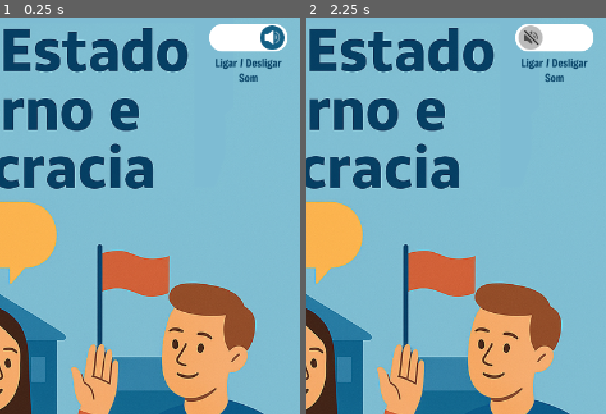
Above: before the commit, frames 1-2 (left to right).
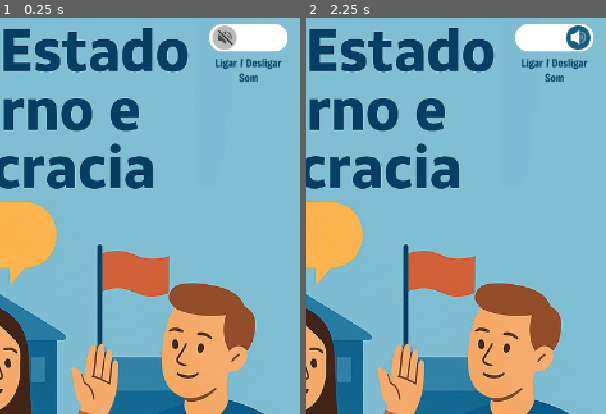
Above: after the commit, the same moments.

Repository: GabrielFerreiraSilva/projeto-computacao-grafica
Game: Godot game, scene res://main.tscn
Two runs of this game, one before a commit and one after it. Both use one fixed random seed, a clock stepped at 60 frames per second and the inputs below. Video files are missing from this copy of the repository; at most half a second of black plays in their place.
Inputs (mouse positions are % of the whole screen's width and height, from its top left):
- Up to frame 1 (0.25 s): no input
- Up to frame 2 (2.25 s): click (91, 3) at 0.5 s; click (91, 3) at 1.25 s; click (91, 3) at 2 s
The pictures show only the part of the screen within x 50-100%, y 0-50%; the shares and areas given below are measured in that part.

The runs differ from the first frame. In frame 1, 0.8% of the frame differs, in the area x 71-95%, y 1-9%; in frame 2, 0.8%.

Commit message:
Realizando atualizações

Diff:
--- a/main.gd
+++ b/main.gd
@@ -132,10 +132,11 @@
 func _configurar_audio_inicial():
 	bgm_player.stream = musica_fundo
 	bgm_player.volume_db = -23
-	if SoundManager.is_sound_enabled:
-		bgm_player.play()
+
+	bgm_player.play()
 
 	_on_sound_state_changed(SoundManager.is_sound_enabled)
+
 	play_page_sound()
 
 func _atualizar_ui():
--- a/pagina_6.gd
+++ b/pagina_6.gd
@@ -7,6 +7,7 @@
 @export var video_container: Control
 @export var video_player: VideoStreamPlayer
 @export var botao_play_pause: TextureButton
+@export var instrucao_video: TextureRect
 
 var textura_play = preload("res://imagens/pagina6/bt_play.png")
 var textura_pause = preload("res://imagens/pagina6/bt_pause.png")
--- a/pagina_6.tscn
+++ b/pagina_6.tscn
@@ -1,8 +1,9 @@
-[gd_scene load_steps=12 format=3 uid="uid://ci5qcu55p1bxm"]
+[gd_scene load_steps=13 format=3 uid="uid://ci5qcu55p1bxm"]
 
 [ext_resource type="Texture2D" uid="uid://deu3htliqjo6c" path="res://imagens/pagina6/pg_bg.png" id="1_eaop4"]
 [ext_resource type="Texture2D" uid="uid://drw6jus0j8ixl" path="res://imagens/pagina6/urna.png" id="2_eaop4"]
 [ext_resource type="Texture2D" uid="uid://yji7s5oy8hb8" path="res://imagens/pagina6/instrucao.png" id="3_odf6h"]
+[ext_resource type="Texture2D" uid="uid://chv7ni7a3dqjq" path="res://imagens/pagina6/instrucao_antes.png" id="4_ckrlt"]
 [ext_resource type="Script" uid="uid://cuqr8hvqr375" path="res://pagina_6.gd" id="5_14mkj"]
 [ext_resource type="VideoStream" uid="uid://b1g11wh7p0euu" path="res://imagens/pagina6/video_o05gx6Ev.ogv" id="5_ckrlt"]
 [ext_resource type="Texture2D" uid="uid://dcguosswfp5qv" path="res://imagens/pagina6/bt_pause.png" id="6_xx3d2"]
@@ -17,7 +18,7 @@
 
 [sub_resource type="StyleBoxEmpty" id="StyleBoxEmpty_bssjn"]
 
-[node name="pagina_6" type="Control" node_paths=PackedStringArray("urna_container", "botao_confirma", "video_container", "video_player", "botao_play_pause")]
+[node name="pagina_6" type="Control" node_paths=PackedStringArray("urna_container", "botao_confirma", "video_container", "video_player", "botao_play_pause", "instrucao_video")]
 layout_mode = 3
 anchors_preset = 15
 anchor_right = 1.0
@@ -30,6 +31,7 @@
 video_container = NodePath("VideoContainer")
 video_player = NodePath("VideoContainer/VideoStreamPlayer")
 botao_play_pause = NodePath("VideoContainer/BotaoPlayPause")
+instrucao_video = NodePath("VideoContainer/InstrucaoVideo")
 
 [node name="Background" type="TextureRect" parent="."]
 layout_mode = 0
@@ -38,7 +40,6 @@
 texture = ExtResource("1_eaop4")
 
 [node name="UrnaContainer" type="Control" parent="."]
-visible = false
 layout_mode = 1
 anchors_preset = 15
 anchor_right = 1.0
@@ -60,7 +61,7 @@
 offset_top = 888.0
 offset_right = 650.0
 offset_bottom = 915.0
-texture = ExtResource("3_odf6h")
+texture = ExtResource("4_ckrlt")
 
 [node name="BotaoConfirma" type="Button" parent="UrnaContainer"]
 layout_mode = 0
@@ -94,8 +95,16 @@
 
 [node name="BotaoPlayPause" type="TextureButton" parent="VideoContainer"]
 layout_mode = 0
-offset_left = 360.0
-offset_top = 864.0
-offset_right = 410.0
-offset_bottom = 914.0
+offset_left = 359.0
+offset_top = 821.0
+offset_right = 409.0
+offset_bottom = 871.0
 texture_normal = ExtResource("6_xx3d2")
+
+[node name="InstrucaoVideo" type="TextureRect" parent="VideoContainer"]
+layout_mode = 0
+offset_left = 41.0
+offset_top = 895.0
+offset_right = 727.2759
+offset_bottom = 926.0
+texture = ExtResource("3_odf6h")
--- a/sons/SoundManager.gd
+++ b/sons/SoundManager.gd
@@ -1,6 +1,6 @@
 extends Node
 
-var is_sound_enabled: bool = true
+var is_sound_enabled: bool = false
 
 signal sound_state_changed(is_enabled: bool)
 
Binary file changed: imagens/pagina6/instrucao.png
Binary file added: imagens/pagina6/instrucao_antes.png
Not shown, added: imagens/pagina6/instrucao_antes.png.import
